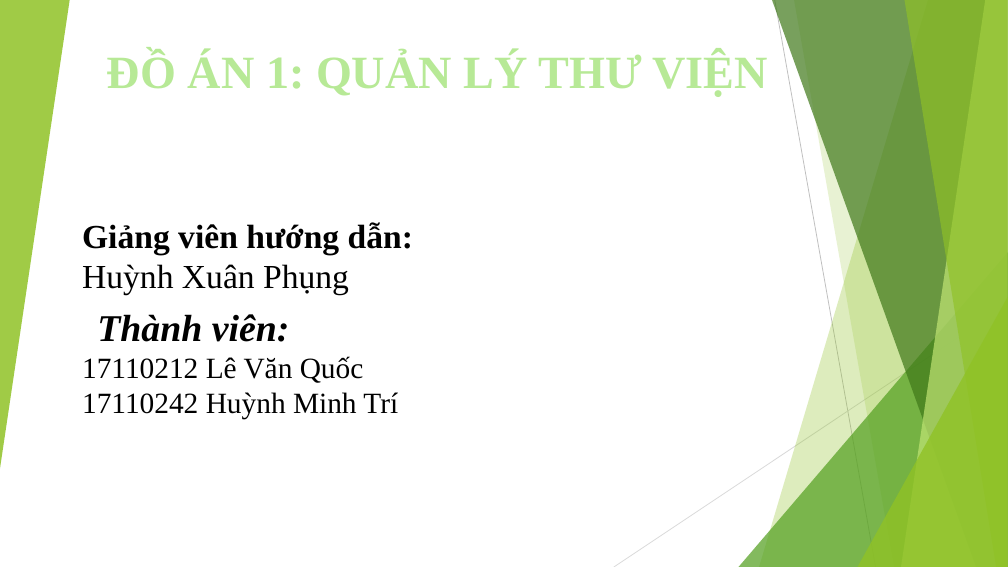
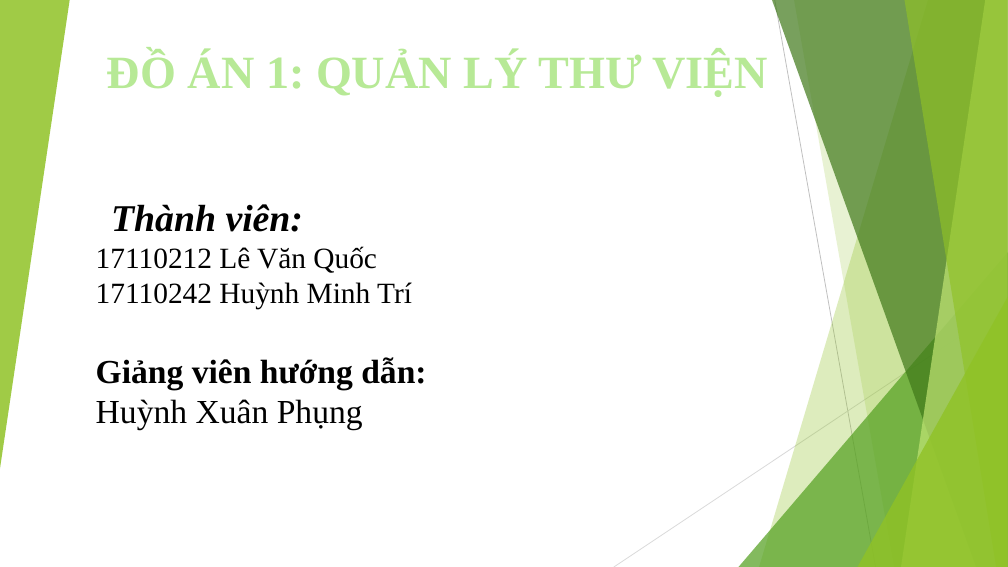
Before and after one commit to levanquoc123/DoAn1-QLTV-, a slide deck: slide 1 of doan1.pptx. Drawn at 1008x567 pixels with LibreOffice and Linux fonts; fonts in the diff are those of the drawing. Boxes give left, top, right and bottom in pixels: in the first picture for what was removed or moved away, otherwise in the second. Text is boxed around its words. In the diff, an @@ line names an element or a change of style, - is before the commit and + after.

```diff
--- a/doan1.pptx
+++ b/doan1.pptx
@@ text "Thành viên:": place and size @@
-text "Thành viên:" at (82, 314, 398, 420)
+text "Thành viên:" at (96, 204, 412, 309)
@@ text "Giảng viên hướng dẫn:": place and size @@
-text "Giảng viên hướng dẫn:" at (82, 222, 413, 295)
+text "Giảng viên hướng dẫn:" at (96, 357, 426, 430)
```
Also in this commit, not shown: 14 other files.
